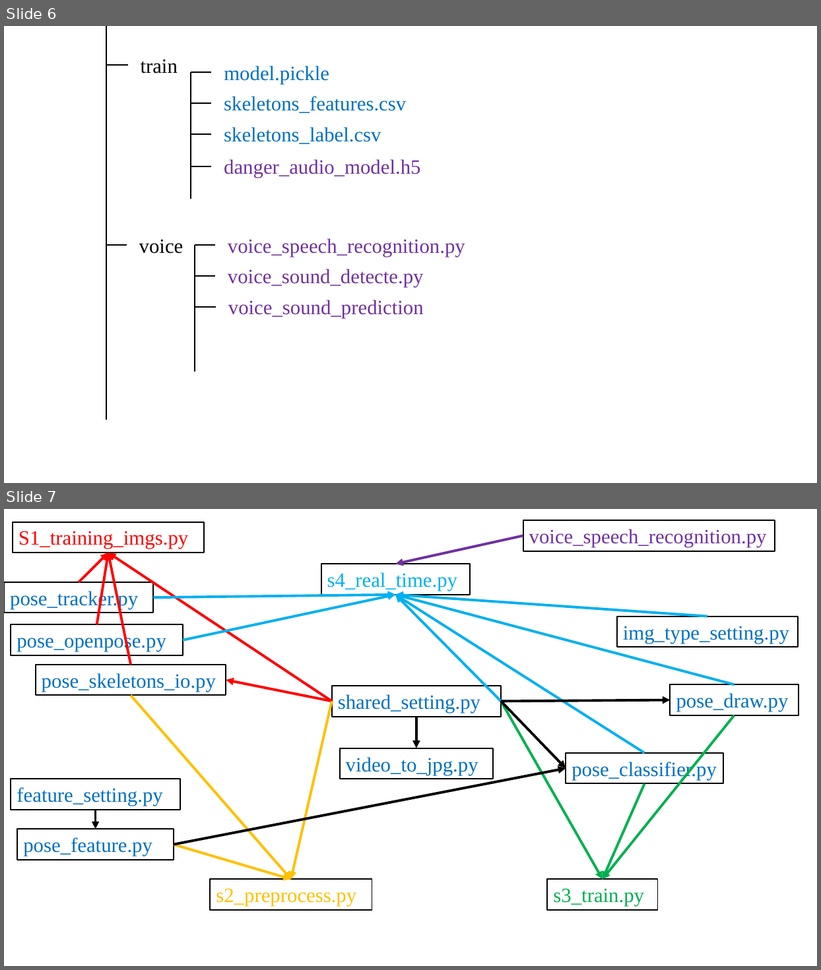
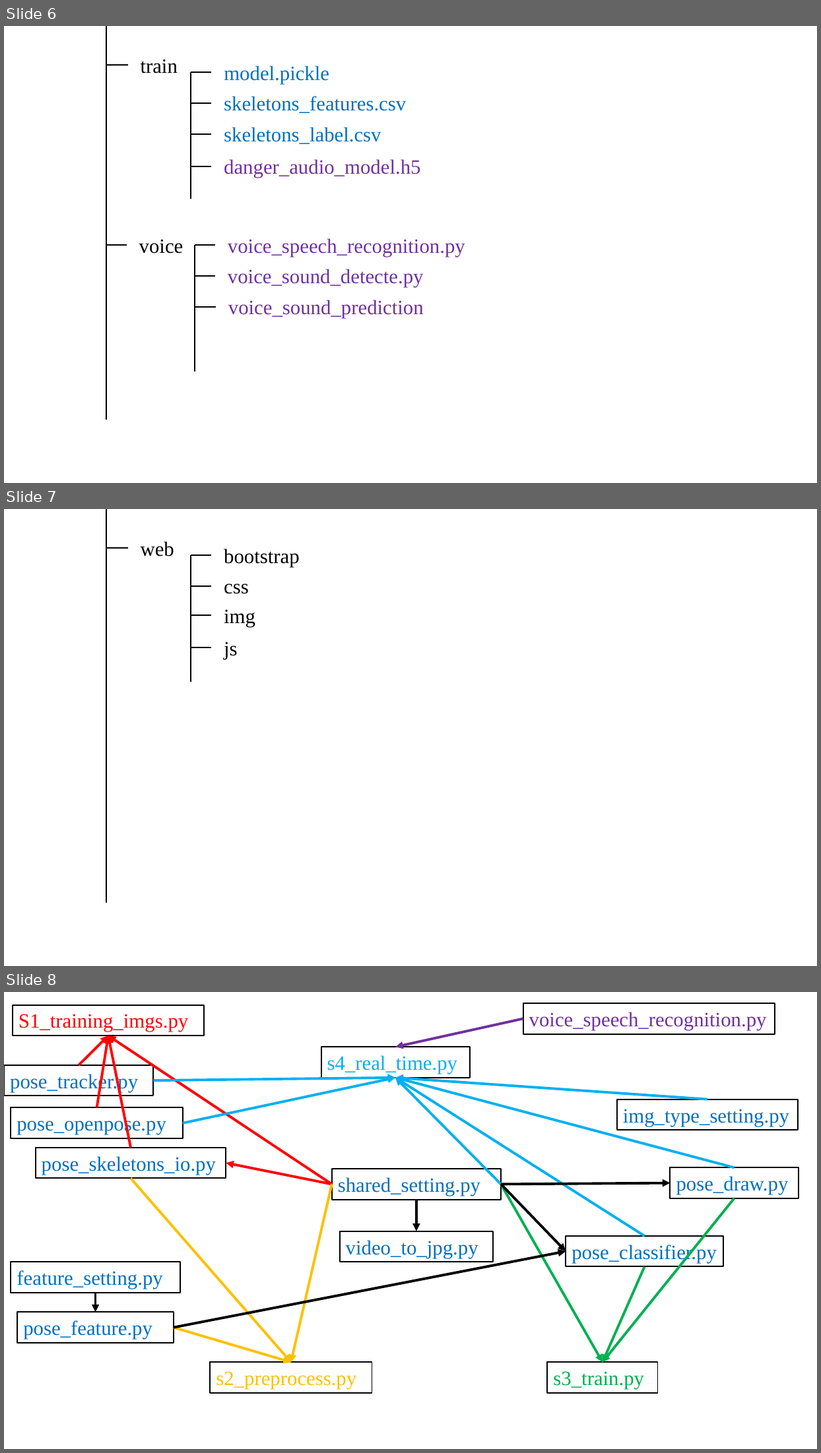
Before and after one commit to Luno82o/FinalProject-Impossible, a slide deck: tfpose-realtime2/結構.pptx. Shown one above the other, each under a label of ours: slides 6 and 7 before the commit, slides 6, 7 and 8 after it. The pictures are 821x970 and 821x1453 pixels, drawn with LibreOffice and Linux fonts; fonts in the diff are those of the drawing. Boxes give left, top, right and bottom in pixels: in the first picture for what was removed or moved away, otherwise in the second. Text is boxed around its words. In the diff, an @@ line names an element or a change of style, - is before the commit and + after.

```diff
--- a/tfpose-realtime2/結構.pptx
+++ b/tfpose-realtime2/結構.pptx
@@ slide 7 added at [4, 509, 817, 966], background #FFFFFF @@
@@ line added from (106, 509) to (106, 903), #000000 1.5 pt @@
@@ line added from (107, 548) to (128, 548), #000000 1.5 pt @@
@@ text added at [141, 541, 174, 557], 24 pt, text #000000 @@
+web
@@ line added from (191, 555) to (191, 682), #000000 1.5 pt @@
@@ line added from (191, 555) to (211, 555), #000000 1.5 pt @@
@@ text added at [224, 549, 300, 567], 24 pt, text #000000 @@
+bootstrap
@@ line added from (191, 586) to (211, 586), #000000 1.5 pt @@
@@ text added at [224, 584, 249, 594], 24 pt, text #000000 @@
+css
@@ line added from (191, 615) to (211, 615), #000000 1.5 pt @@
@@ text added at [224, 609, 255, 627], 24 pt, text #000000 @@
+img
@@ text added at [224, 642, 238, 659], 24 pt, text #000000 @@
+js
@@ line added from (191, 648) to (211, 648), #000000 1.5 pt @@
@@ what was slide 7 is now slide 8 @@
```
Also in this commit, not shown: 2 slides changed, 56 other files.
